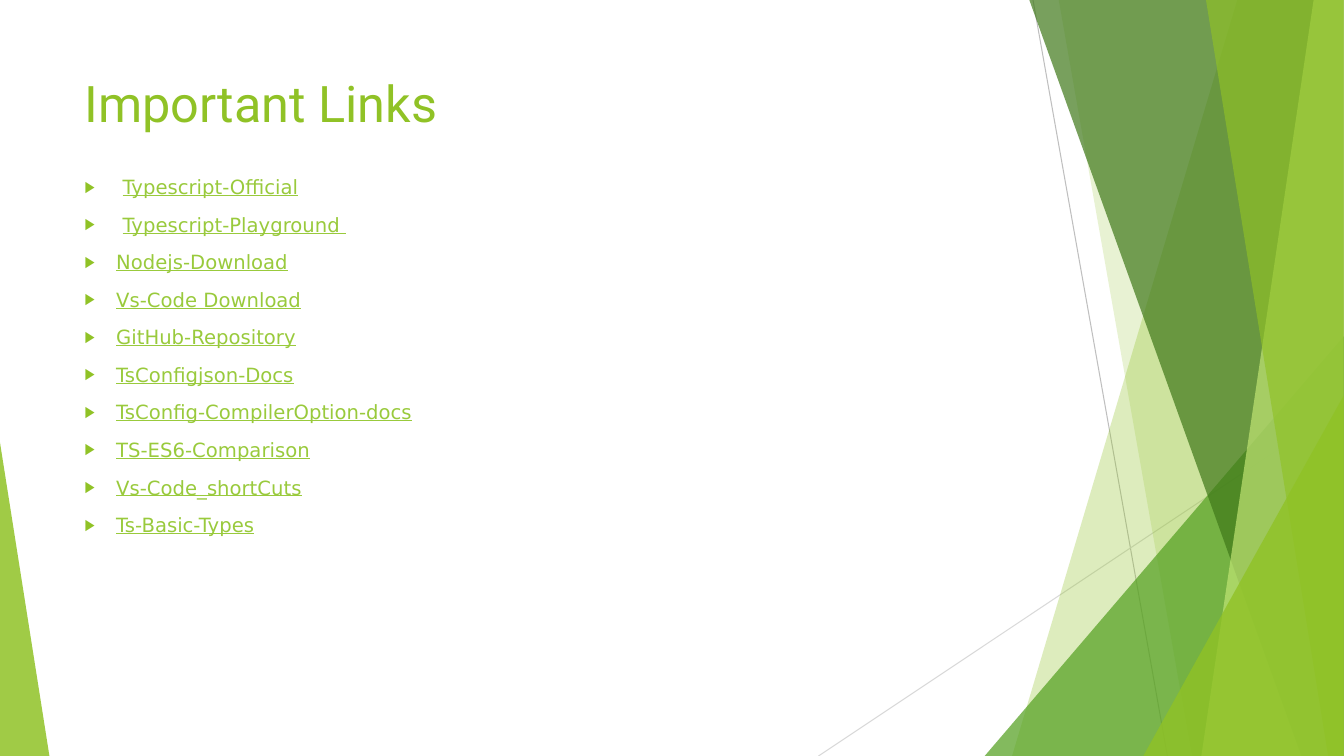
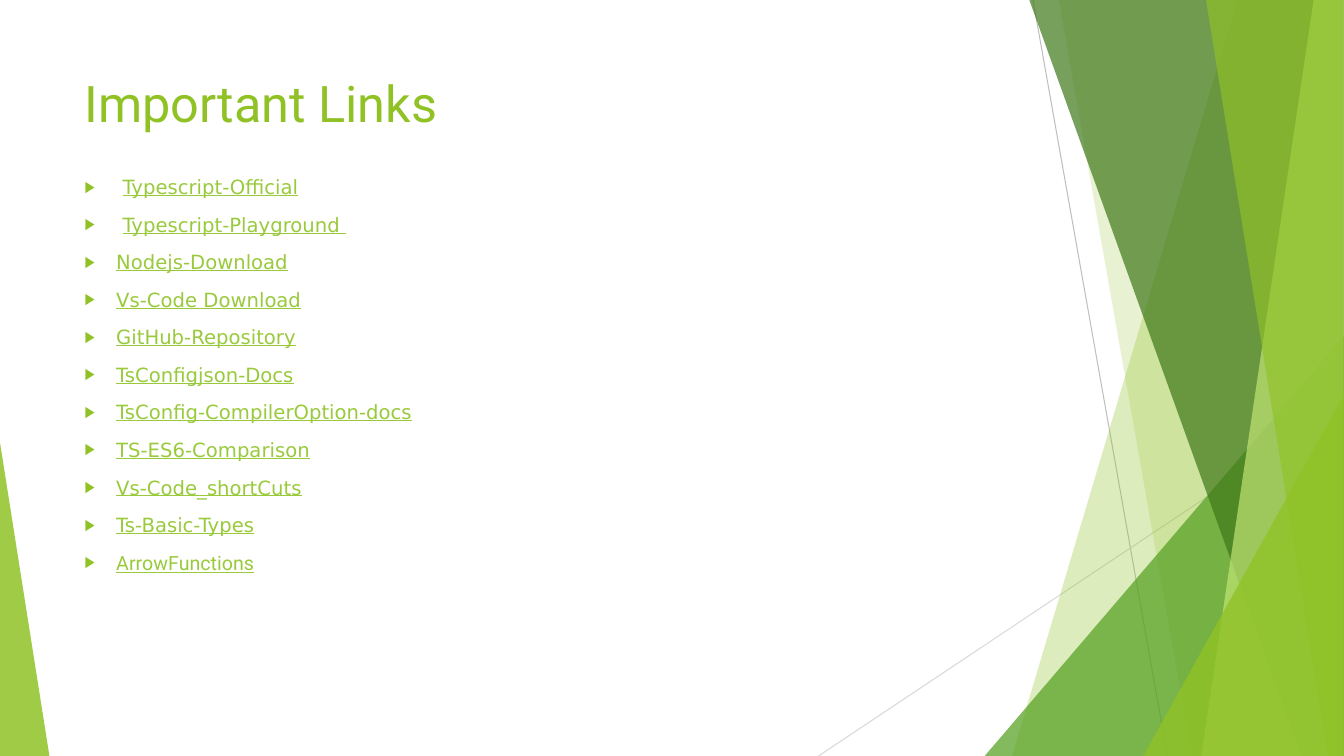
Before and after one commit to rudhrainfogain/TypeScript, a slide deck: slide 5 of PPT/TypeScriptv4.pptx. Drawn at 1344x756 pixels with LibreOffice and Linux fonts; fonts in the diff are those of the drawing. Boxes give left, top, right and bottom in pixels: in the first picture for what was removed or moved away, otherwise in the second. Text is boxed around its words. In the diff, an @@ line names an element or a change of style, - is before the commit and + after.

```diff
--- a/PPT/TypeScriptv4.pptx
+++ b/PPT/TypeScriptv4.pptx
@@ text at (116,556,254,573): paragraph added @@
+    ▶ ArrowFunctions
```
Also in this commit, not shown: 2 other slides changed, 9 slides added, 4 other files.
